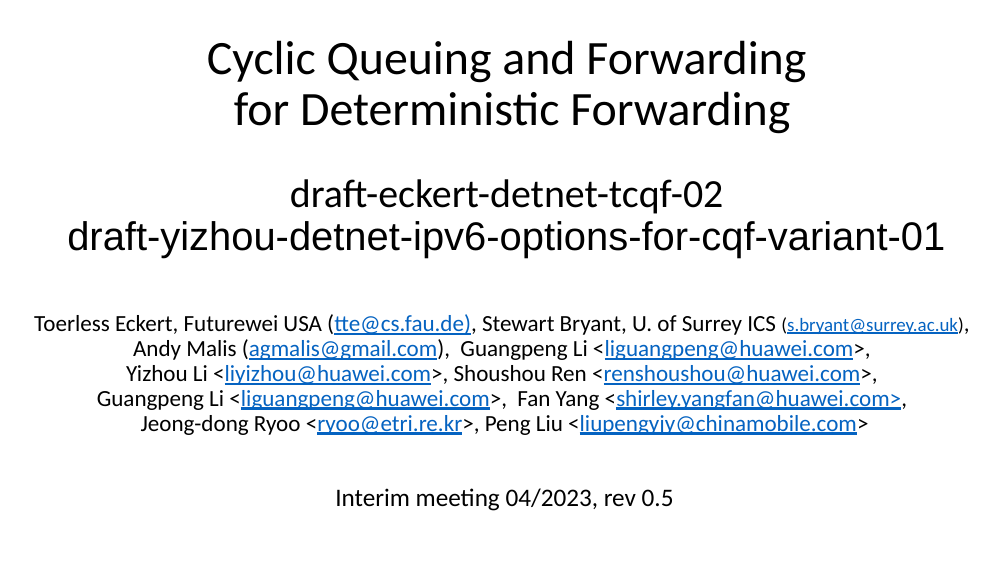
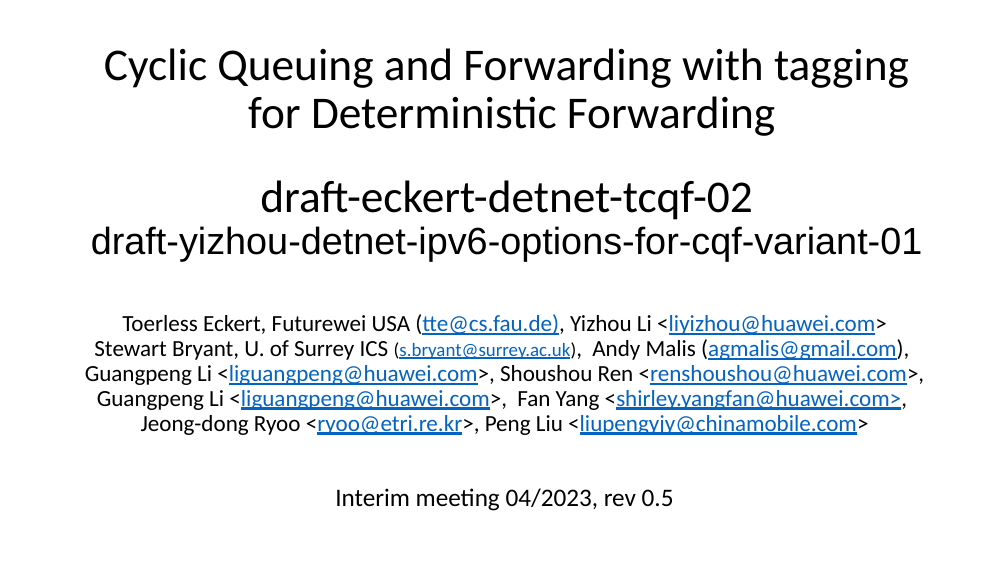
Before and after one commit to toerless/detnet, a slide deck: slide 1 of tcqf-slides.pptx. Drawn at 1008x567 pixels with LibreOffice and Linux fonts; fonts in the diff are those of the drawing. Boxes give left, top, right and bottom in pixels: in the first picture for what was removed or moved away, otherwise in the second. Text is boxed around its words. In the diff, an @@ line names an element or a change of style, - is before the commit and + after.

```diff
--- a/tcqf-slides.pptx
+++ b/tcqf-slides.pptx
@@ text at (91,48,922,261): text changed; size 38 to 43.2 pt @@
-Cyclic Queuing and Forwarding
-for Deterministic Forwarding
-draft-eckert-detnet-tcqf-02
-draft-yizhou-detnet-ipv6-options-for-cqf-variant-01
+Cyclic Queuing and Forwarding with tagging
+for Deterministic Forwarding
+draft-eckert-detnet-tcqf-02
+draft-yizhou-detnet-ipv6-options-for-cqf-variant-01
@@ text at (85,314,925,435): text changed @@
-Toerless Eckert, Futurewei USA (tte@cs.fau.de), Stewart Bryant, U. of Surrey ICS (s.bryant@surrey.ac.uk),
-Andy Malis (agmalis@gmail.com), Guangpeng Li <liguangpeng@huawei.com>,
-Yizhou Li <liyizhou@huawei.com>, Shoushou Ren <renshoushou@huawei.com>,
-Guangpeng Li <liguangpeng@huawei.com>, Fan Yang <shirley.yangfan@huawei.com>,
-Jeong-dong Ryoo <ryoo@etri.re.kr>, Peng Liu <liupengyjy@chinamobile.com>
+Toerless Eckert, Futurewei USA (tte@cs.fau.de), Yizhou Li <liyizhou@huawei.com>
+Stewart Bryant, U. of Surrey ICS (s.bryant@surrey.ac.uk), Andy Malis (agmalis@gmail.com),
+Guangpeng Li <liguangpeng@huawei.com>, Shoushou Ren <renshoushou@huawei.com>,
+Guangpeng Li <liguangpeng@huawei.com>, Fan Yang <shirley.yangfan@huawei.com>,
+Jeong-dong Ryoo <ryoo@etri.re.kr>, Peng Liu <liupengyjy@chinamobile.com>
```
Also in this commit, not shown: 5 other slides changed, 22 slides added, 3 slides removed.
